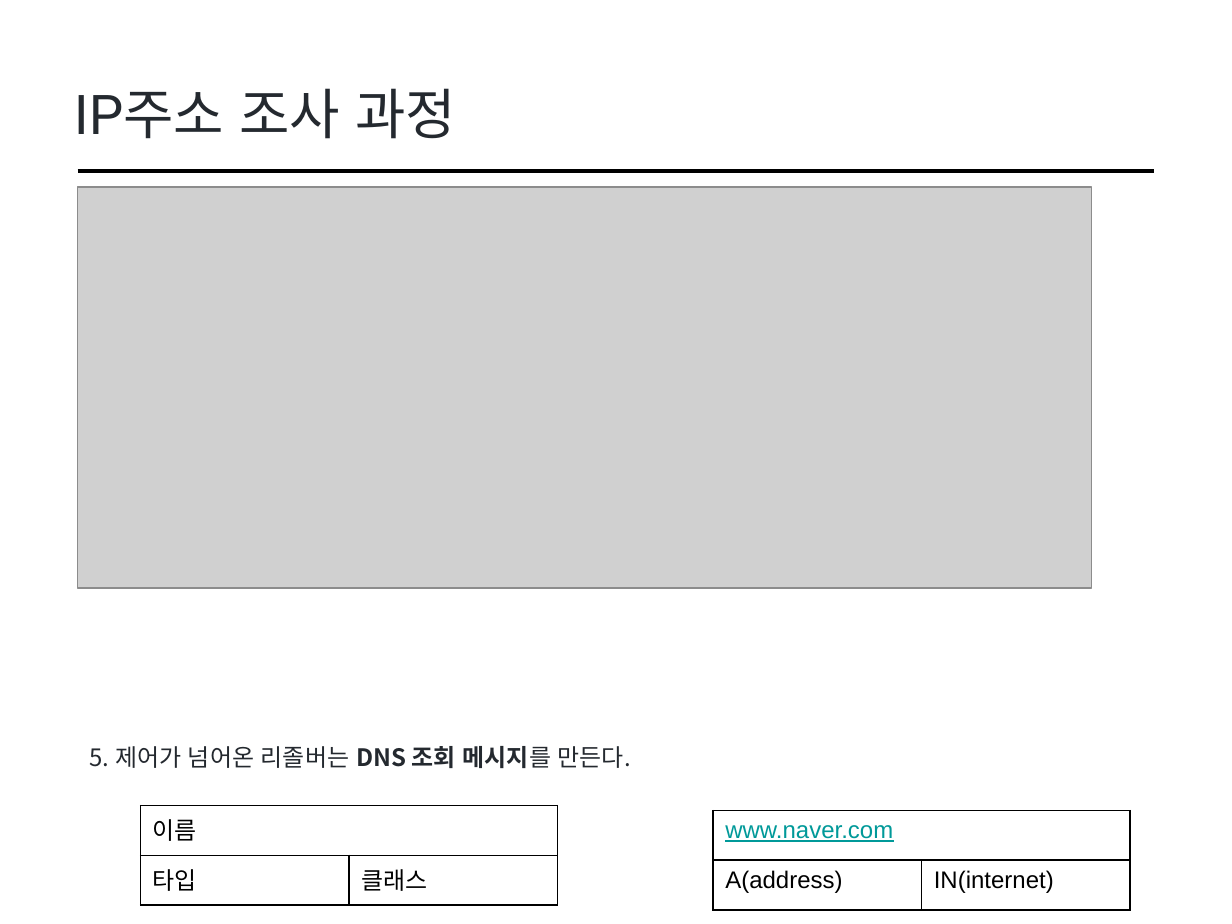
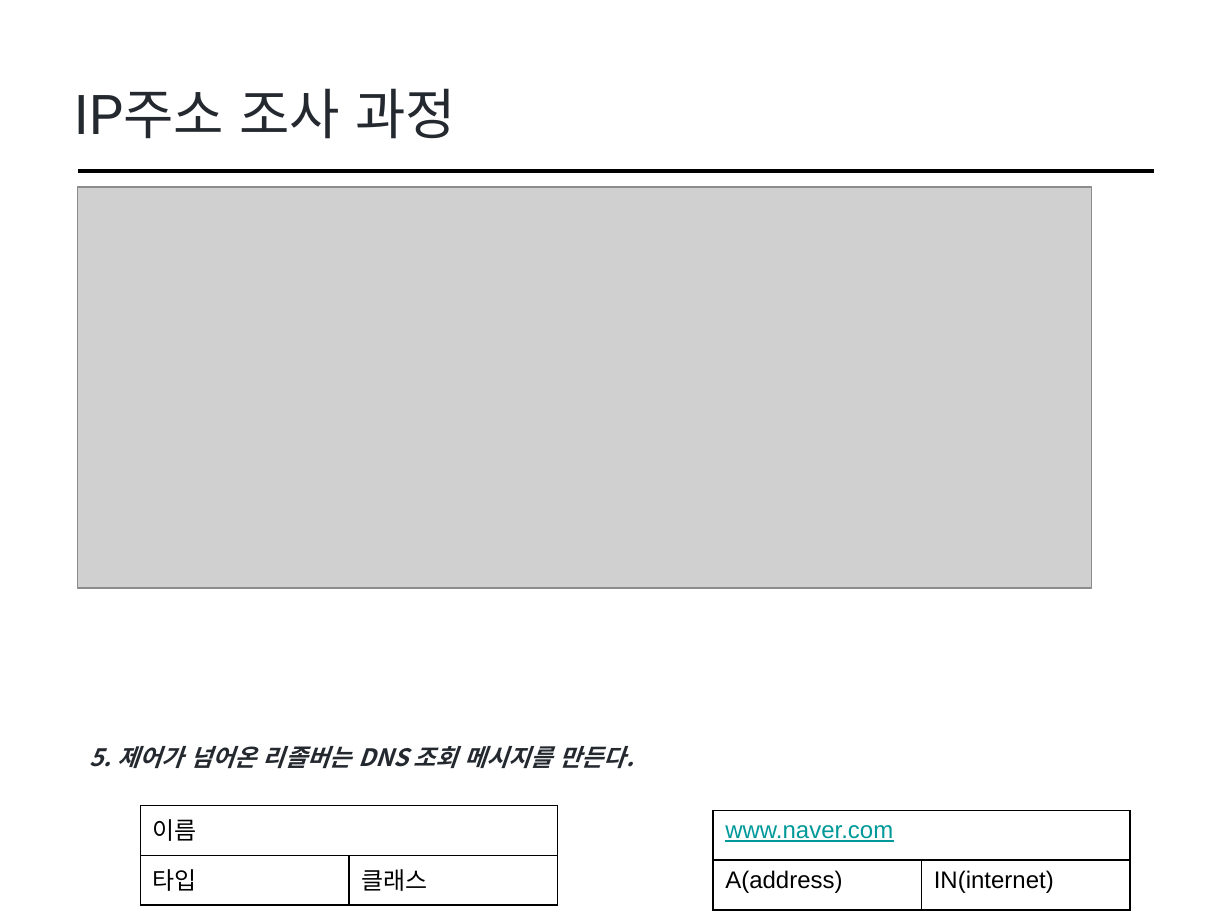
Before and after one commit to cs-study-org/cs-study, a slide deck: slide 10 of 09/yongki/WebBrowser.pptx. Drawn at 1232x924 pixels with LibreOffice and Linux fonts; fonts in the diff are those of the drawing; grey boxes stand for pictures. Boxes give left, top, right and bottom in pixels: in the first picture for what was removed or moved away, otherwise in the second. Text is boxed around its words. In the diff, an @@ line names an element or a change of style, - is before the commit and + after.

```diff
--- a/09/yongki/WebBrowser.pptx
+++ b/09/yongki/WebBrowser.pptx
@@ text "5. 제어가 넘어온 리졸버는 DNS ..." at box(90, 746, 634, 768): bold on in "5. 제어가 넘어온 리졸버는 메시지를 만든다."; italic on @@
```
Also in this commit, not shown: 6 other slides changed, 1 slide added, 1 other file.
